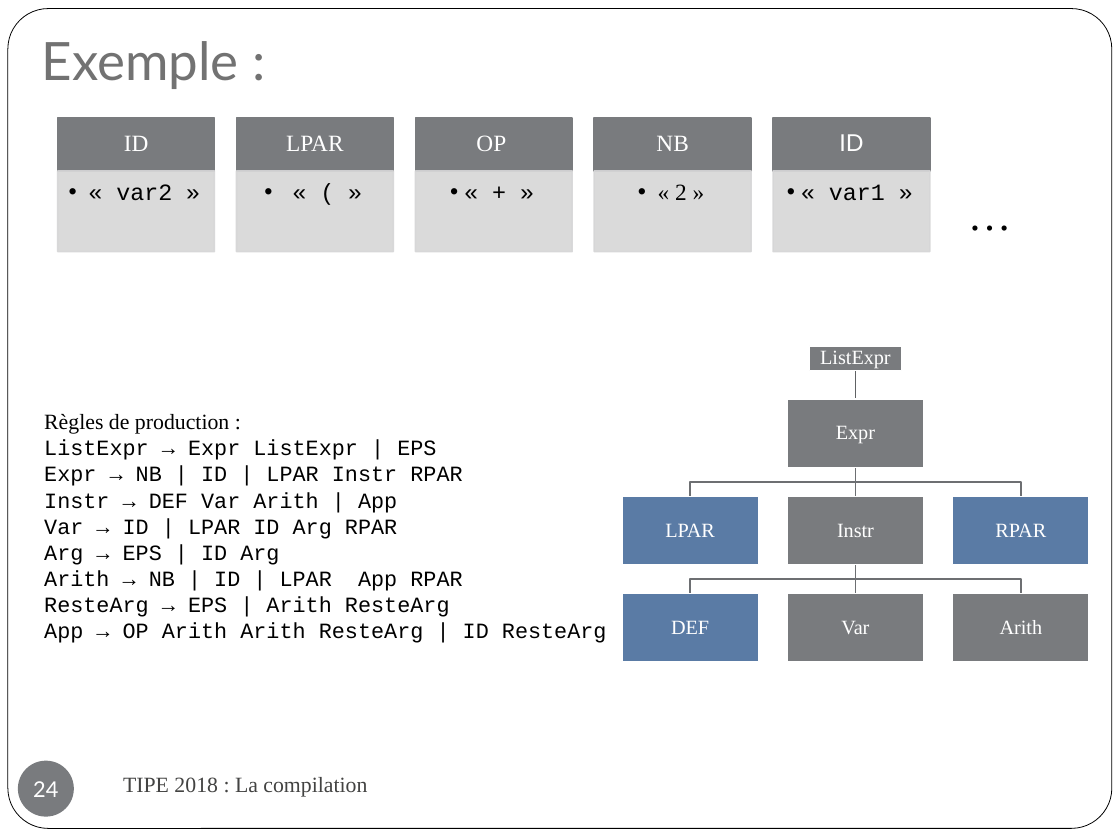
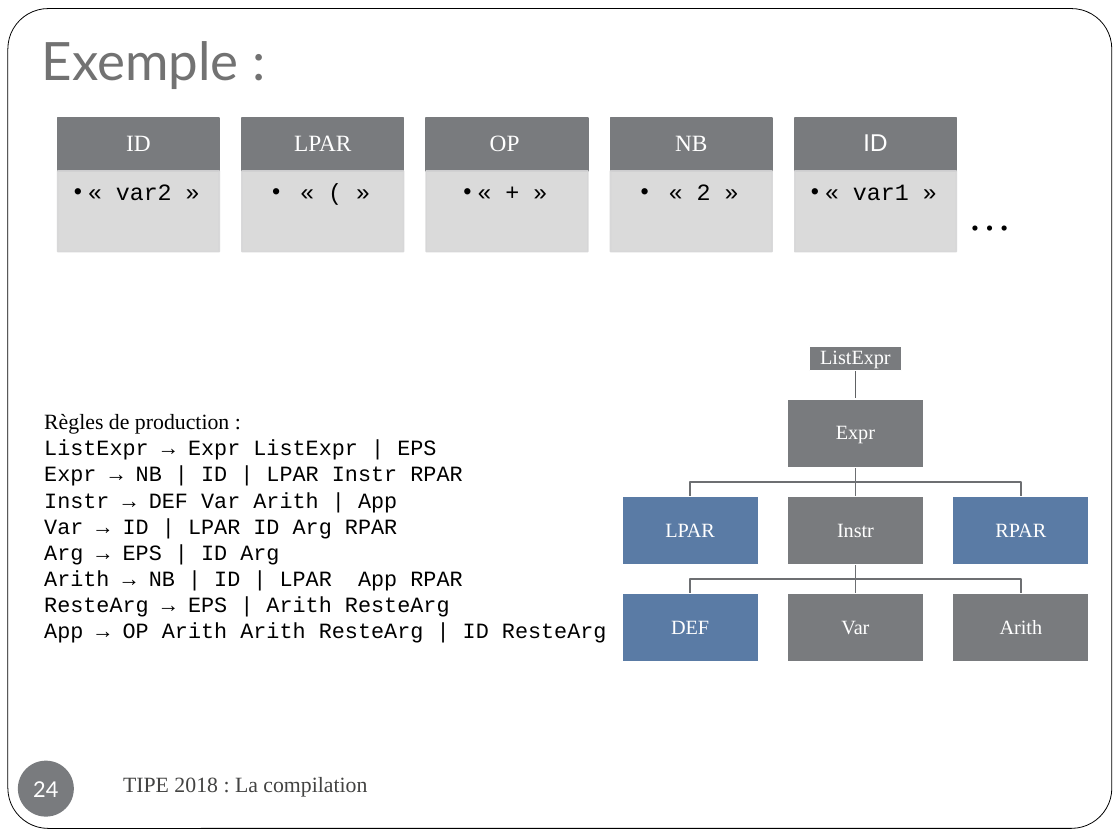
Before and after one commit to kingui68/Projets-personels, a slide deck: slide 24 of TIPE_Guillaume.pptx. Drawn at 1120x840 pixels with LibreOffice and Linux fonts; fonts in the diff are those of the drawing. Boxes give left, top, right and bottom in pixels: in the first picture for what was removed or moved away, otherwise in the second. Text is boxed around its words. In the diff, an @@ line names an element or a change of style, - is before the commit and + after.

```diff
--- a/TIPE_Guillaume.pptx
+++ b/TIPE_Guillaume.pptx
@@ rectangle: place and size @@
-rectangle at bbox=[57, 118, 214, 170]
+rectangle at bbox=[58, 118, 220, 170]
@@ text "LPAR": place and size @@
-text "LPAR" at bbox=[286, 135, 343, 151]
+text "LPAR" at bbox=[294, 135, 351, 151]
@@ rectangle: place and size @@
-rectangle at bbox=[236, 118, 393, 170]
+rectangle at bbox=[242, 118, 403, 170]
@@ text "OP": place and size @@
-text "OP" at bbox=[476, 135, 506, 151]
+text "OP" at bbox=[490, 135, 520, 151]
@@ rectangle: place and size @@
-rectangle at bbox=[416, 118, 572, 170]
+rectangle at bbox=[427, 118, 588, 170]
@@ text "NB": place and size @@
-text "NB" at bbox=[656, 136, 688, 151]
+text "NB" at bbox=[675, 136, 707, 151]
@@ rectangle: place and size @@
-rectangle at bbox=[595, 118, 752, 170]
+rectangle at bbox=[610, 118, 772, 170]
@@ text "ID": place and size @@
-text "ID" at bbox=[839, 134, 863, 151]
+text "ID" at bbox=[863, 134, 887, 151]
@@ rectangle: place and size @@
-rectangle at bbox=[773, 118, 930, 170]
+rectangle at bbox=[795, 118, 956, 170]
@@ rectangle: place and size @@
-rectangle at bbox=[57, 171, 214, 252]
+rectangle at bbox=[58, 171, 220, 252]
@@ rectangle: place and size @@
-rectangle at bbox=[236, 171, 393, 252]
+rectangle at bbox=[242, 171, 403, 252]
@@ text "« ( »" rewrapped from bbox=[236, 171, 393, 252] to bbox=[242, 171, 403, 252] @@
@@ rectangle: place and size @@
-rectangle at bbox=[416, 171, 572, 252]
+rectangle at bbox=[427, 171, 588, 252]
@@ text "« + »" rewrapped from bbox=[416, 171, 572, 252] to bbox=[427, 171, 588, 252] @@
@@ text "« 2 »": place and size @@
-text "« 2 »" at bbox=[675, 184, 687, 200]
+text "« 2 »" at bbox=[697, 184, 711, 200]
@@ text "« 2 »" at bbox=[697, 184, 711, 200]: font Times New Roman to Courier New @@
@@ rectangle: place and size @@
-rectangle at bbox=[595, 171, 752, 252]
+rectangle at bbox=[610, 171, 772, 252]
@@ text "« var1 »": place and size @@
-text "« var1 »" at bbox=[829, 184, 885, 200]
+text "« var1 »" at bbox=[853, 184, 909, 200]
@@ rectangle: place and size @@
-rectangle at bbox=[773, 171, 930, 252]
+rectangle at bbox=[795, 171, 956, 252]
```
Also in this commit, not shown: 4 other slides changed, 1 other file.
